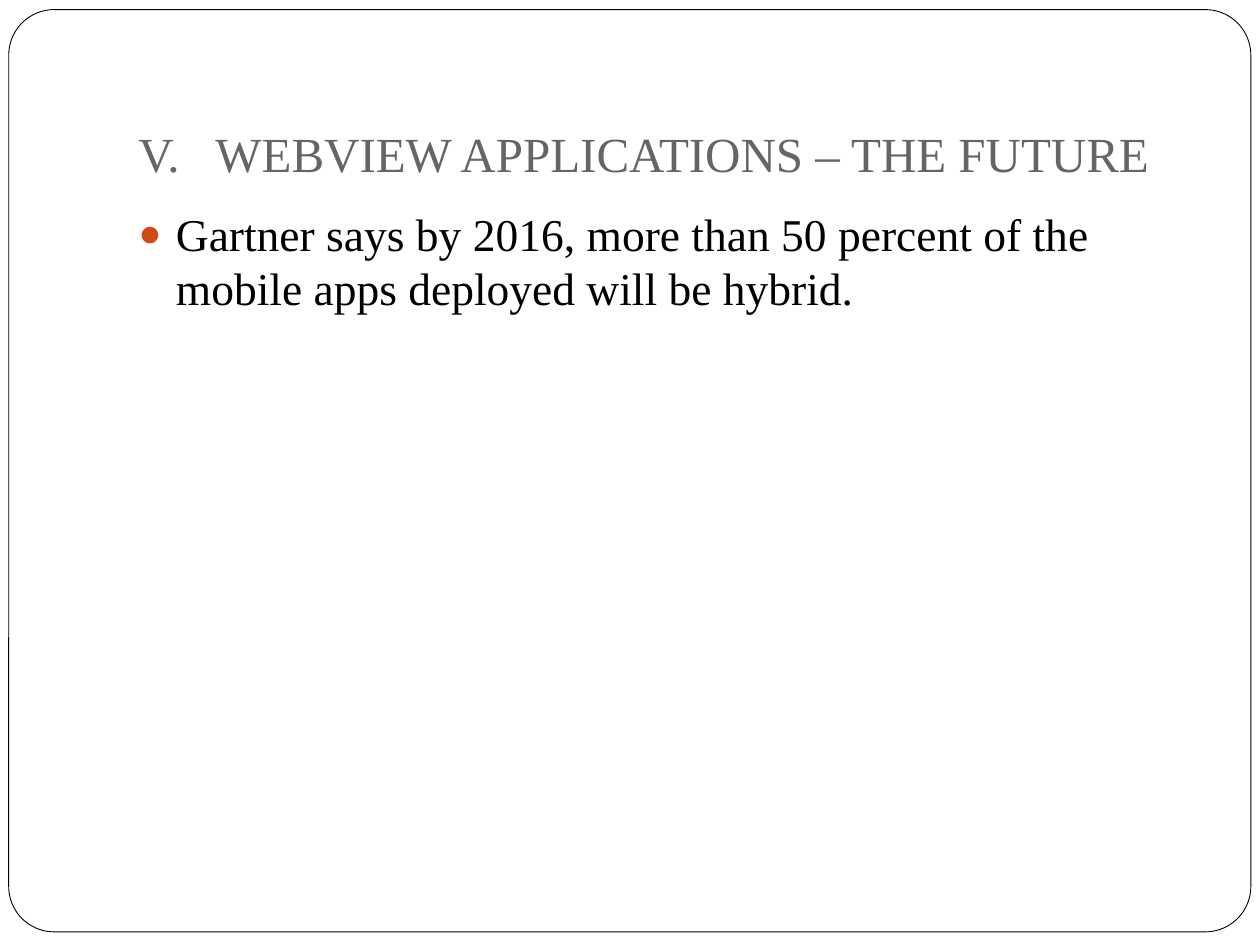
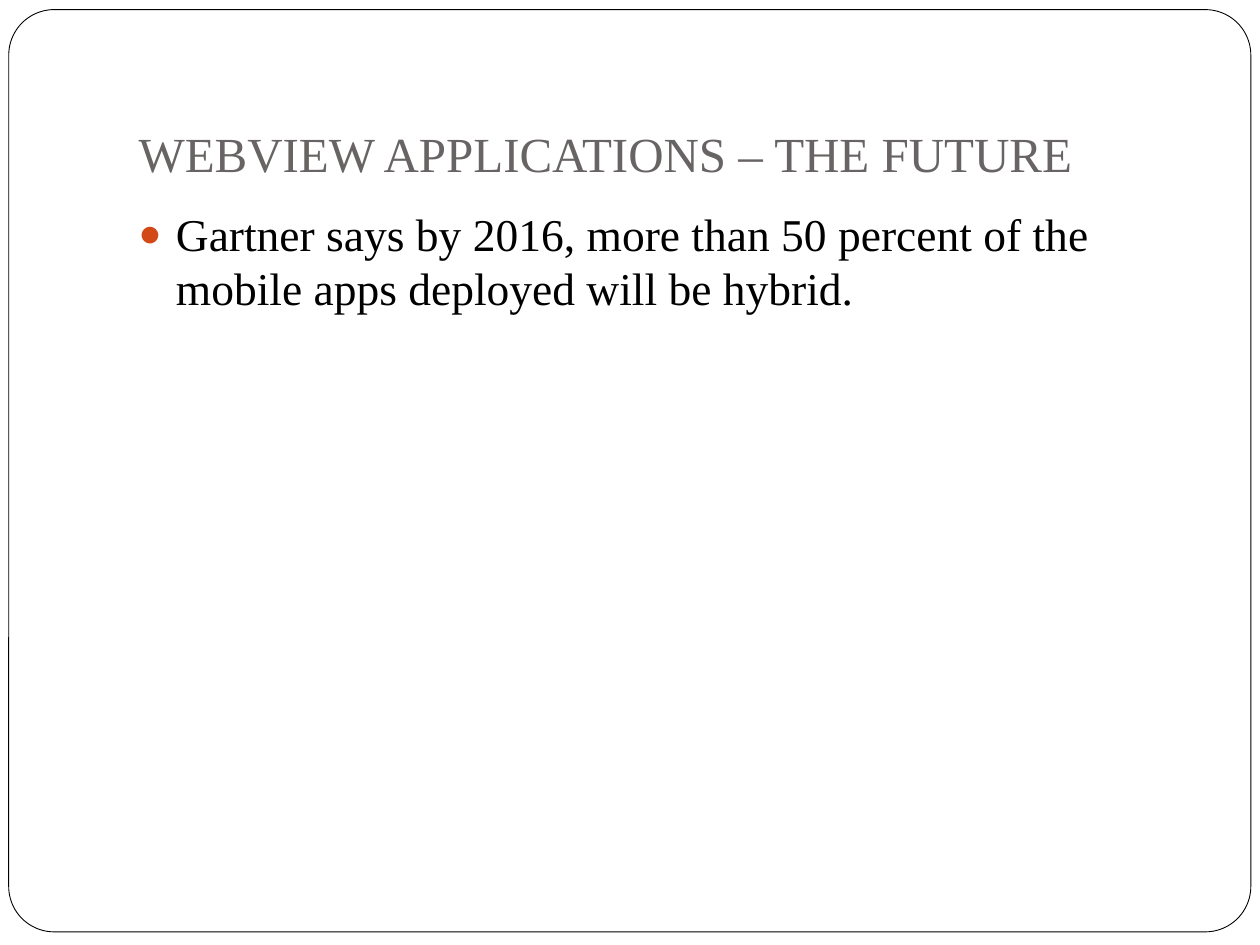
Before and after one commit to peter279k/regular_meeting, a slide deck: slide 11 of Recommendations for Webview Based Mobile.ppt. Drawn at 1260x945 pixels with LibreOffice and Linux fonts; fonts in the diff are those of the drawing. Boxes give left, top, right and bottom in pixels: in the first picture for what was removed or moved away, otherwise in the second. Text is boxed around its words. In the diff, an @@ line names an element or a change of style, - is before the commit and + after.

```diff
--- a/Recommendations for Webview Based Mobile.ppt
+++ b/Recommendations for Webview Based Mobile.ppt
@@ title at [139, 139, 1072, 173]: text changed @@
-V. WEBVIEW APPLICATIONS – THE FUTURE
+WEBVIEW APPLICATIONS – THE FUTURE
```
Also in this commit, not shown: 11 other slides changed.
